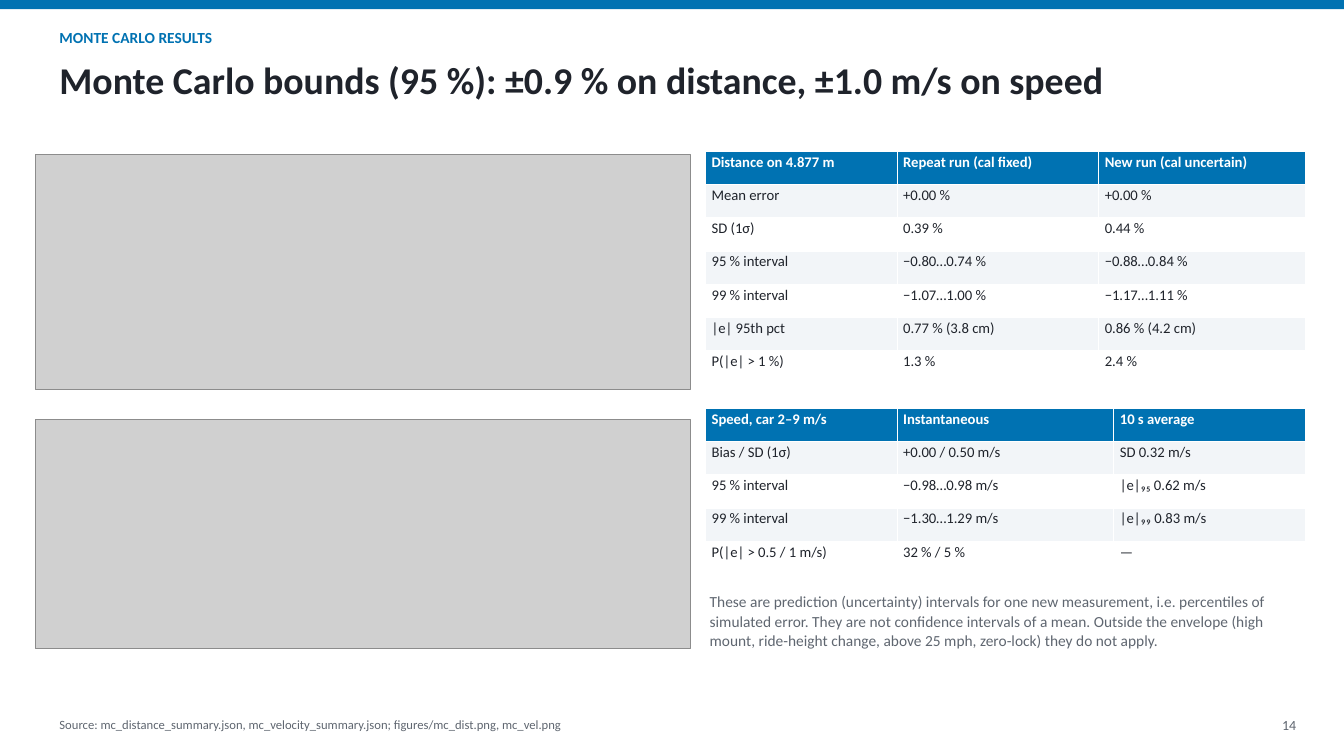
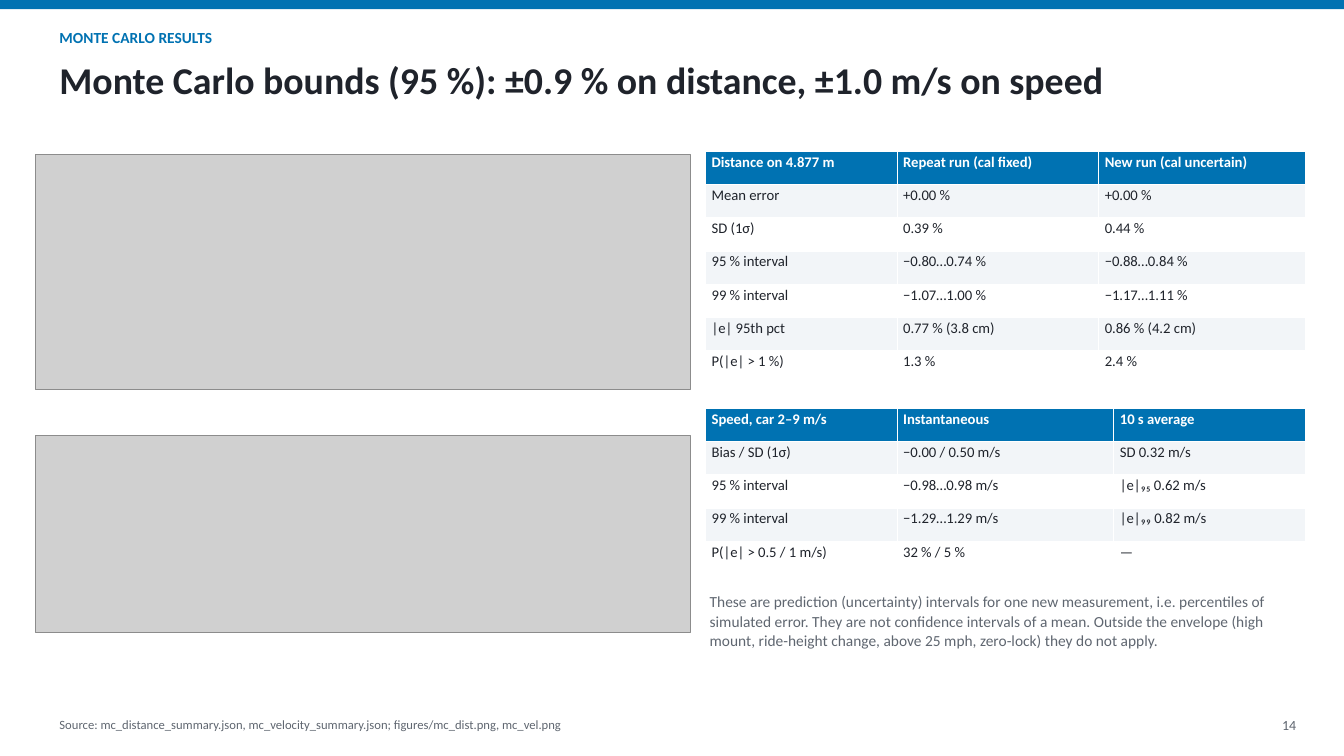
Before and after one commit to davidzonavirus/kalman-hackathon-26, a slide deck: slide 14 of analysis/out/GroundSpeed_Forensics.pptx. Drawn at 1344x756 pixels with LibreOffice and Linux fonts; fonts in the diff are those of the drawing; grey boxes stand for pictures. Boxes give left, top, right and bottom in pixels: in the first picture for what was removed or moved away, otherwise in the second. Text is boxed around its words. In the diff, an @@ line names an element or a change of style, - is before the commit and + after.

```diff
--- a/analysis/out/GroundSpeed_Forensics.pptx
+++ b/analysis/out/GroundSpeed_Forensics.pptx
@@ table at bbox=[706, 408, 1306, 575] @@
-row 2, column 2: +0.00 / 0.50 m/s
+row 2, column 2: −0.00 / 0.50 m/s
-row 4, column 2: −1.30…1.29 m/s
+row 4, column 2: −1.29…1.29 m/s
-row 4, column 3: |e|₉₉ 0.83 m/s
+row 4, column 3: |e|₉₉ 0.82 m/s
@@ picture: place and size @@
-picture at bbox=[35, 419, 691, 648]
+picture at bbox=[35, 436, 691, 632]
```
Also in this commit, not shown: 3 other slides changed, 12 other files.
